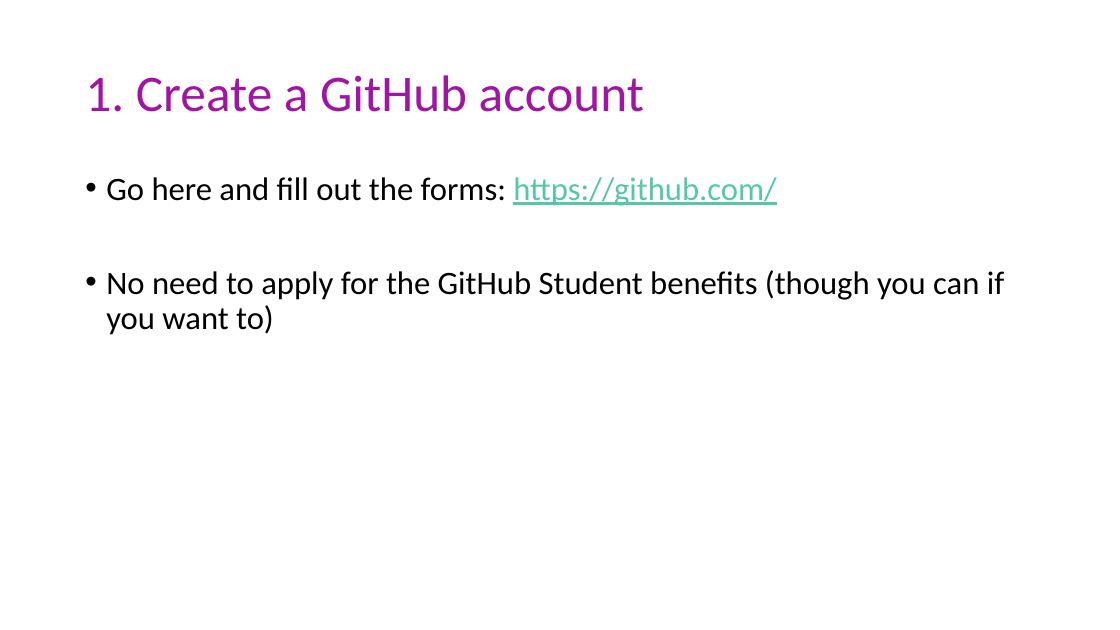
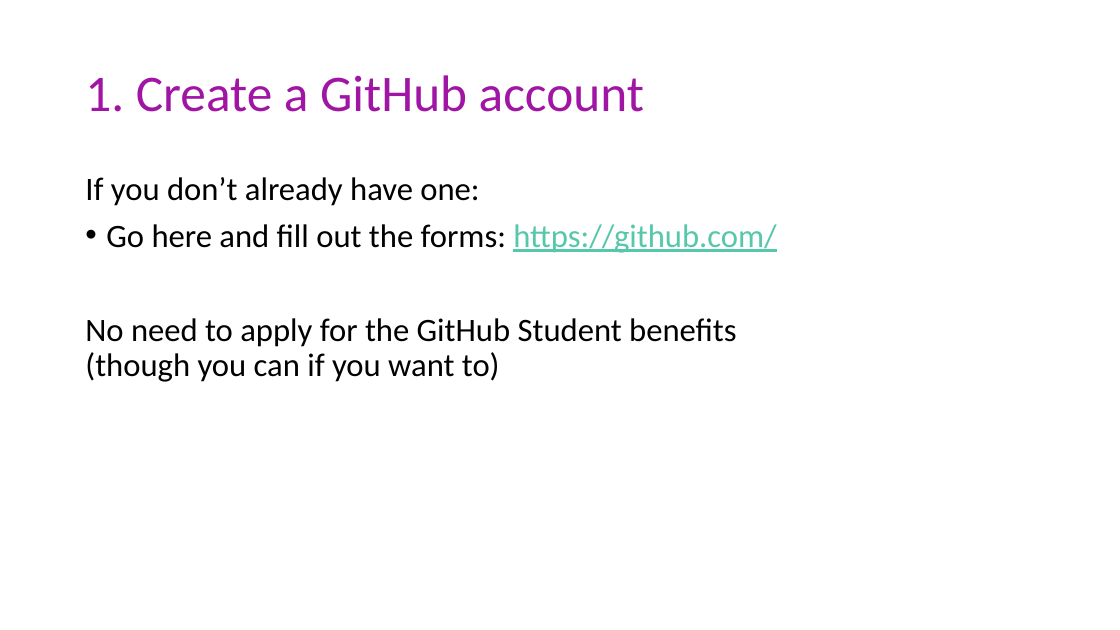
Before and after one commit to msu-econ-data-analytics/course-materials, a slide deck: slide 6 of lecture-slides/03-Productivity/Git_and_GitHub.pptx. Drawn at 1120x630 pixels with LibreOffice and Linux fonts; fonts in the diff are those of the drawing. Boxes give left, top, right and bottom in pixels: in the first picture for what was removed or moved away, otherwise in the second. Text is boxed around its words. In the diff, an @@ line names an element or a change of style, - is before the commit and + after.

```diff
--- a/lecture-slides/03-Productivity/Git_and_GitHub.pptx
+++ b/lecture-slides/03-Productivity/Git_and_GitHub.pptx
@@ text at [85,177,479,206]: paragraph added @@
+If you don’t already have one:
@@ text at [85,318,736,382]: bullet • to none @@
```
Also in this commit, not shown: 3 other slides changed, 24 other files.
